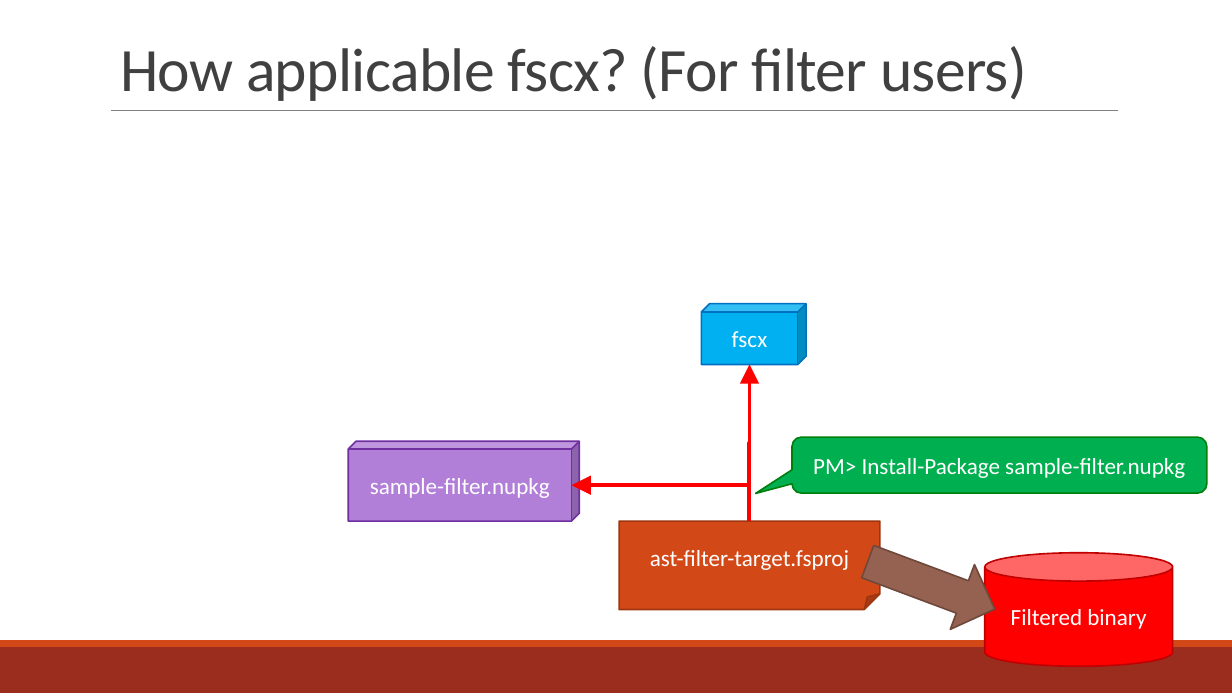
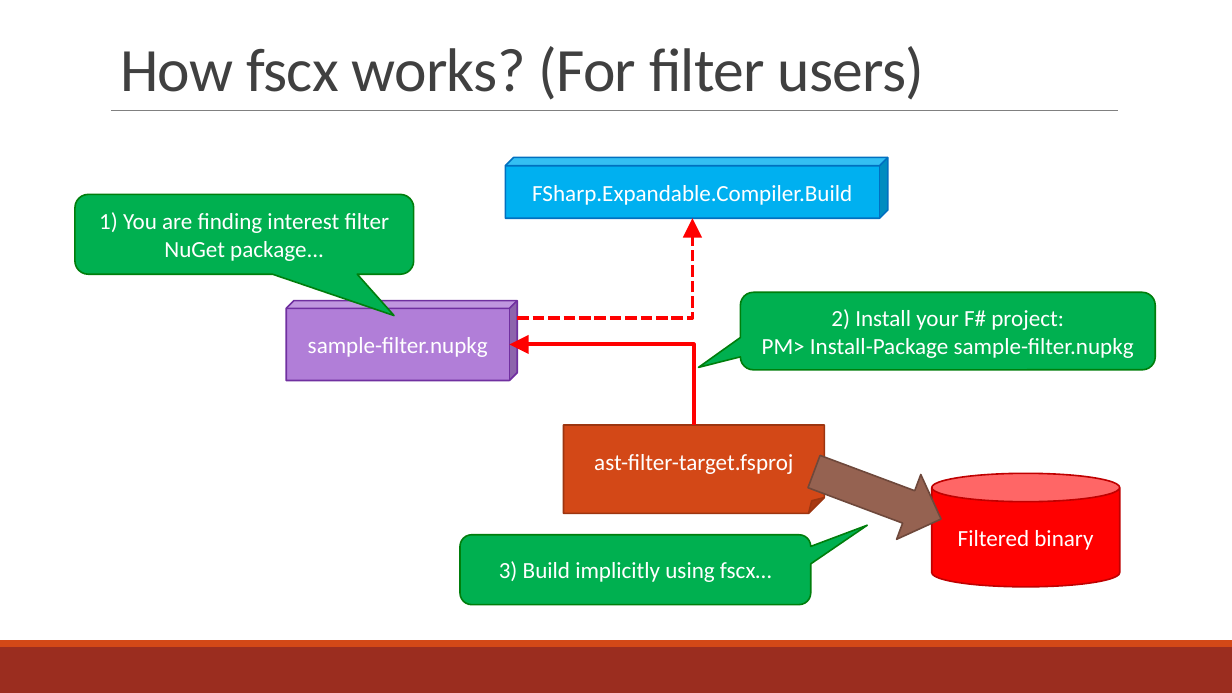
Before and after one commit to fscx-projects/fscx, a slide deck: slide 1 of docs/content/HowApplicableFscx.pptx. Drawn at 1232x693 pixels with LibreOffice and Linux fonts; fonts in the diff are those of the drawing. Boxes give left, top, right and bottom in pixels: in the first picture for what was removed or moved away, otherwise in the second. Text is boxed around its words. In the diff, an @@ line names an element or a change of style, - is before the commit and + after.

```diff
--- a/docs/content/HowApplicableFscx.pptx
+++ b/docs/content/HowApplicableFscx.pptx
@@ title at box(120, 46, 925, 100): text changed @@
-How applicable fscx? (For filter users)
+How fscx works? (For filter users)
@@ cube added at box(506, 157, 888, 218), fill #00B0F0, outline #0070C0 1.25 pt, 18 pt, text #FFFFFF @@
+FSharp.Expandable.Compiler.Build
@@ rounded speech box added at box(75, 194, 414, 274), fill #00B050, outline #007E0C 1.25 pt, 18 pt, text #FFFFFF @@
+1) You are finding interest filter NuGet package...
@@ elbow arrow added from (518, 318) to (692, 218), #FF0000 3 pt dashed @@
@@ rounded speech box "2) Install your F# project:": place and size @@
-rounded speech box "2) Install your F# project:" at box(792, 437, 1207, 494)
+rounded speech box "2) Install your F# project:" at box(740, 292, 1155, 370)
@@ rounded speech box "2) Install your F# project:" at box(740, 292, 1155, 370): proportions changed @@
@@ cube "sample-filter.nupkg": place and size @@
-cube "sample-filter.nupkg" at box(348, 442, 579, 521)
+cube "sample-filter.nupkg" at box(287, 300, 518, 380)
@@ cube removed at box(701, 304, 806, 365) @@
-fscx
@@ text in rounded speech box at box(831, 309, 1064, 330): paragraph added @@
+2) Install your F# project:
@@ elbow arrow moved from (750, 521) - (572, 485) to (694, 425) - (509, 345) @@
@@ elbow arrow removed from (750, 521) to (750, 364) @@
@@ folded corner "ast-filter-target.fsproj": place and size @@
-folded corner "ast-filter-target.fsproj" at box(619, 521, 880, 610)
+folded corner "ast-filter-target.fsproj" at box(564, 425, 824, 514)
@@ down arrow: place and size @@
-down arrow at box(855, 529, 1007, 642)
+down arrow at box(802, 440, 953, 552)
@@ cylinder "Filtered binary": place and size @@
-cylinder "Filtered binary" at box(985, 553, 1173, 666)
+cylinder "Filtered binary" at box(932, 473, 1119, 587)
@@ rounded speech box added at box(460, 535, 811, 605), fill #00B050, outline #007E0C 1.25 pt, 18 pt, text #FFFFFF @@
+3) Build implicitly using fscx…
```
Also in this commit, not shown: 1 other slide changed, 1 slide added, 4 other files.
